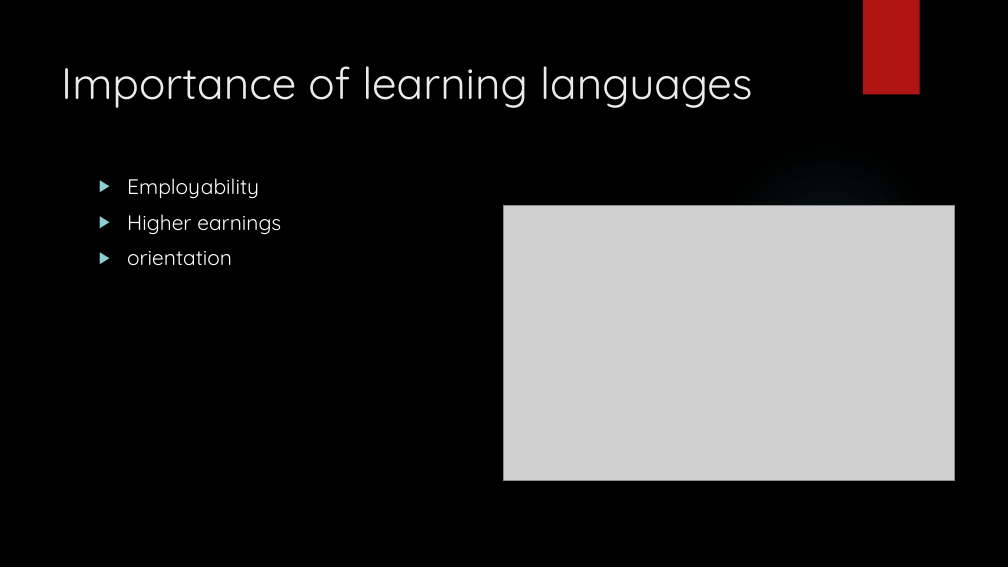
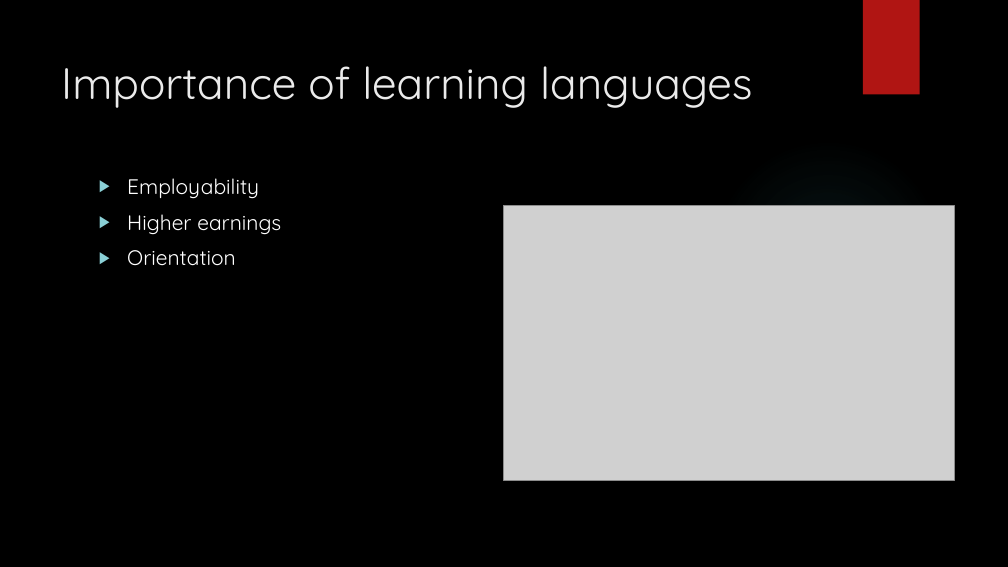
Before and after one commit to Palacsinta002/12.C_Erettsegi, a slide deck: slide 2 of Angol/Learning-languages_SP_TO.pptx (slide 3 before the commit). Drawn at 1008x567 pixels with LibreOffice and Linux fonts; fonts in the diff are those of the drawing; grey boxes stand for pictures; background and template pictures are left out. Boxes give left, top, right and bottom in pixels: in the first picture for what was removed or moved away, otherwise in the second. Text is boxed around its words. In the diff, an @@ line names an element or a change of style, - is before the commit and + after.

```diff
--- a/Angol/Learning-languages_SP_TO.pptx
+++ b/Angol/Learning-languages_SP_TO.pptx
@@ text at (127,250,236,266): text changed @@
-▶ orientation
+▶ Orientation
```
Also in this commit, not shown: 1 other slide changed, 2 slides removed, 10 other files.
